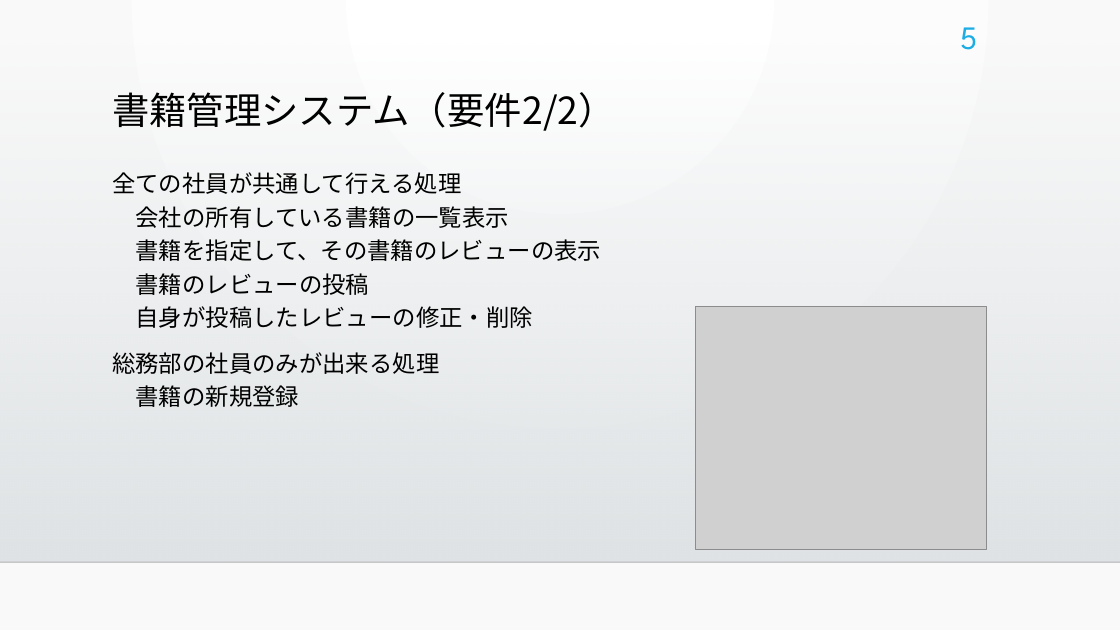
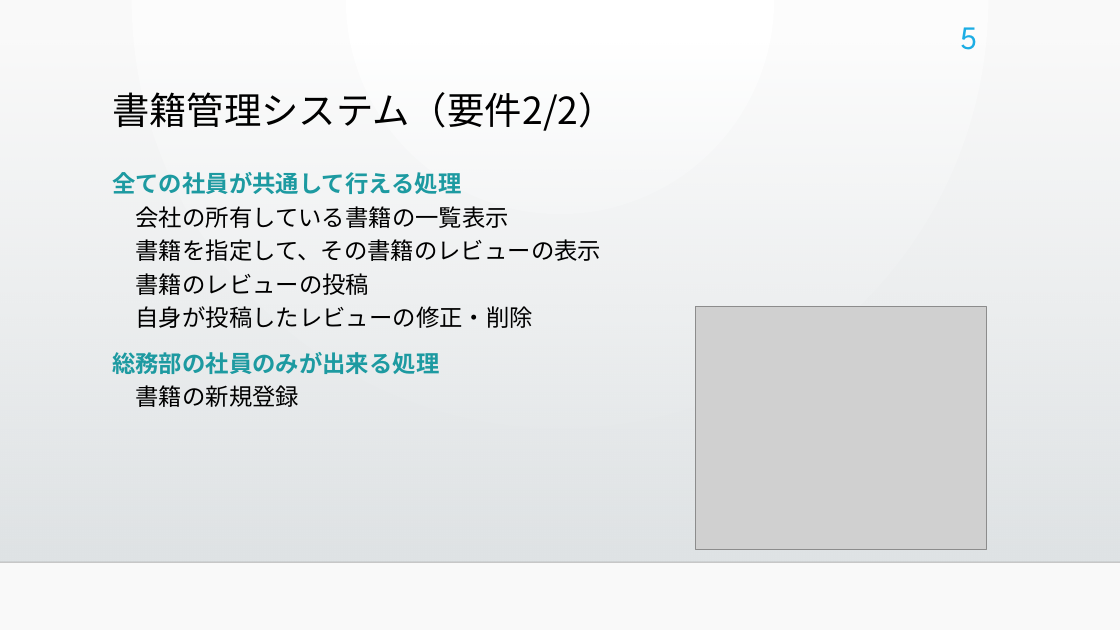
Before and after one commit to bicity2/ICT_GP, a slide deck: slide 5 of 00_参照ファイル/10_管理/書籍管理システム.pptx. Drawn at 1120x630 pixels with LibreOffice and Linux fonts; fonts in the diff are those of the drawing; grey boxes stand for pictures; background and template pictures are left out. Boxes give left, top, right and bottom in pixels: in the first picture for what was removed or moved away, otherwise in the second. Text is boxed around its words. In the diff, an @@ line names an element or a change of style, - is before the commit and + after.

Commit message:
パワポの修正

```diff
--- a/00_参照ファイル/10_管理/書籍管理システム.pptx
+++ b/00_参照ファイル/10_管理/書籍管理システム.pptx
@@ text "全ての社員が共通して行える処理 会社の所有している書籍の一覧表示 書籍を指定して、その書籍のレビューの表示 書籍のレビュ ..." at <box>112,172,602,407</box>: text colour #000000 to #1D9BA1, bold on in "全ての社員が共通して行える処理", "総務部の社員のみが出来る処理" @@
```
Also in this commit, not shown: 6 other slides changed, 1 slide added.
